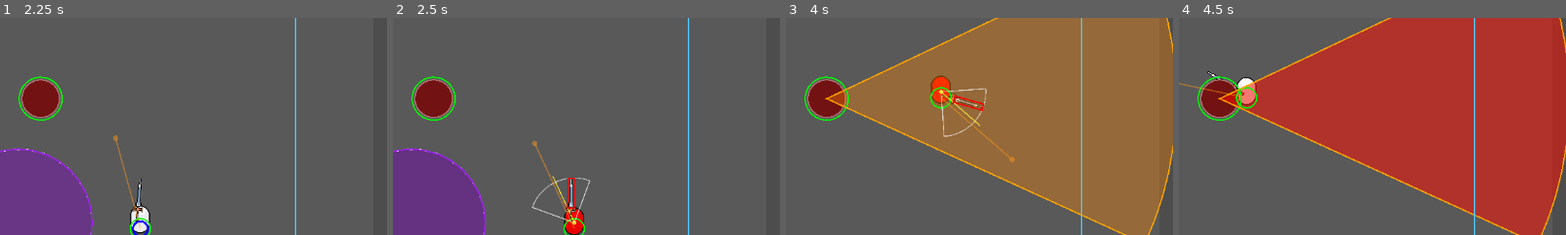
Above: before the commit, frames 1-4 (left to right).
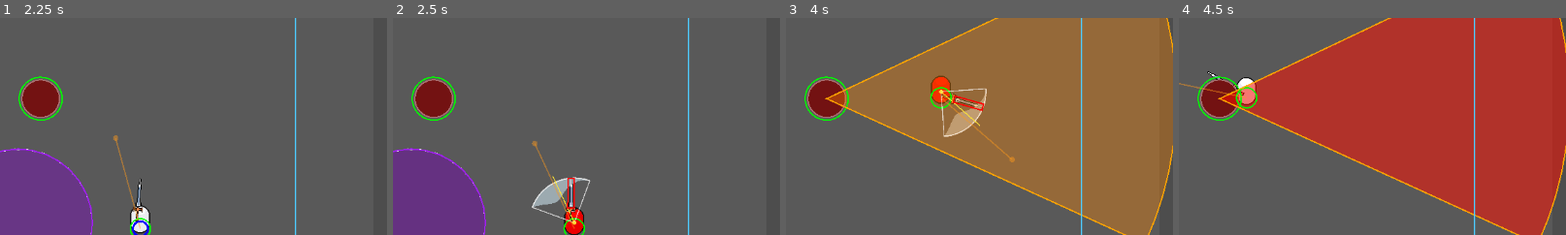
Above: after the commit, the same moments.

Repository: Matcry12/Thiat
Game: Godot game, scene res://scenes/arena.tscn
Same seed, same stepped clock (60 frames per second), same inputs: the game is played once before the commit and once after it.
Inputs (mouse positions are % of the whole screen's width and height, from its top left):
- Up to frame 1 (2.25 s): move the mouse to (72, 45) at 0.52 s; hold D (move_right) 0.53-1.28 s; click (72, 45) at 0.6 s; move the mouse to (30, 55) at 1.27 s; hold S (move_down) 1.28-2.03 s; click (30, 55) at 1.35 s; move the mouse to (60, 28) at 2.02 s; hold D (move_right) from 2.03 s (still down); tap Q (dodge) at 2.1 s
- Up to frame 2 (2.5 s): keep holding D (move_right); click (60, 28) at 2.3 s
- Up to frame 3 (4 s): move the mouse to (45, 70) at 2.77 s; release D (move_right) at 2.78 s; hold W (move_up) 2.78-3.53 s; tap F (parry) at 2.85 s; click (45, 70) at 3.05 s; move the mouse to (80, 65) at 3.52 s; hold A (move_left) from 3.53 s (still down); tap 1 (weapon_1) at 3.6 s; click (80, 65) at 3.8 s
- Up to frame 4 (4.5 s): keep holding A (move_left); tap F4 (debug_swing_fx, bound only after the commit) at 4.15 s; move the mouse to (20, 35) at 4.27 s; tap 2 (weapon_2) at 4.35 s
The pictures show only the part of the screen within x 50-100%, y 31-81%; the shares and areas given below are measured in that part.

Frame 1 is identical in both runs. In frame 2, 0.7% of the frame differs, in the area x 35-51%, y 73-88%; in frame 3, 0.7%; in frame 4, nothing differs.

Commit message:
feat(fx): temporary demo of 4 sword swing effects (F4 cycles)
Slash, trail, afterimage, particles. The user picks one; the rest get deleted.

Co-Authored-By: Claude Opus 5.5 <noreply@anthropic.com>

Diff:
--- a/project.godot
+++ b/project.godot
@@ -85,6 +85,11 @@
 "events": [Object(InputEventKey,"resource_local_to_scene":false,"resource_name":"","device":-1,"window_id":0,"alt_press …(195 unchanged characters)…
 ]
 }
+debug_swing_fx={
+"deadzone": 0.5,
+"events": [Object(InputEventKey,"resource_local_to_scene":false,"resource_name":"","device":-1,"window_id":0,"alt_pressed":false,"shift_pressed":false,"ctrl_pressed":false,"meta_pressed":false,"pressed":false,"keycode":0,"physical_keycode":4194335,"key_label":0,"unicode":0,"location":0,"echo":false,"script":null)
+]
+}
 restart={
 "deadzone": 0.5,
 "events": [Object(InputEventKey,"resource_local_to_scene":false,"resource_name":"","device":-1,"window_id":0,"alt_press …(190 unchanged characters)…
--- a/scenes/player.tscn
+++ b/scenes/player.tscn
@@ -18,6 +18,7 @@
 [ext_resource type="Resource" path="res://data/weapons/bow.tres" id="19"]
 
 [ext_resource type="Script" path="res://scripts/components/skill_slot.gd" id="20"]
+[ext_resource type="Script" path="res://scripts/visual/swing_fx.gd" id="21"]
 
 [sub_resource type="CircleShape2D" id="BodyShape"]
 radius = 11.0
@@ -55,6 +56,9 @@
 [node name="SwingPivot" type="Node2D" parent="WeaponVisual" unique_id=1733221144]
 position = Vector2(6, 15)
 rotation = -1.5707964
+
+[node name="SwingFx" type="Node2D" parent="WeaponVisual"]
+script = ExtResource("21")
 
 [node name="Hurtbox" type="Area2D" parent="." unique_id=186865809]
 collision_layer = 2
--- a/scenes/weapons/sword_model.tscn
+++ b/scenes/weapons/sword_model.tscn
@@ -25,3 +25,6 @@
 position = Vector2(43.74236, 5.313388)
 scale = Vector2(1.0000004, 1.0000004)
 shape = SubResource("HitShape")
+
+[node name="Tip" type="Marker2D" parent="."]
+position = Vector2(65.8, 5.5)
--- a/scripts/debug/tuning_panel.gd
+++ b/scripts/debug/tuning_panel.gd
@@ -86,6 +86,7 @@
 		{"name": "Dodge", "object": _dodge},
 		{"name": "Guard", "object": _guard},
 		{"name": "GuardVisual", "object": _guard_visual},
+		{"name": "SwingFx", "object": _player.get_node("WeaponVisual/SwingFx")},
 		{"name": "CoverArc", "object": _guard_visual.get_node("CoverArc")},
 		{"name": "Player Health", "object": _player_health},
 		{"name": "Dummy Health", "object": _dummy_health},
@@ -174,6 +175,9 @@
 		"[Weapon]",
 		"%s  phase: %s  left: %.2fs" % [weapon_name, phase_name, time_left],
 		"",
+		"[Swing FX]",
+		_player.swing_fx.status_text(),
+		"",
 		"[Combat]",
 		"last dmg: %.1f  total: %.1f" % [_last_damage, _total_damage],
 		"hits: %d  swings: %d  rate: %.0f%%" % [_hits, _swings, hit_rate],
--- a/scripts/player.gd
+++ b/scripts/player.gd
@@ -10,6 +10,7 @@
 # Sibling of Visual, NOT a child: replacing the Visual node must never
 # delete the weapon with it (same trap as the shadow).
 @onready var weapon_visual: WeaponVisual = $WeaponVisual
+@onready var swing_fx: SwingFx = $WeaponVisual/SwingFx
 @onready var weapon_holder: WeaponHolder = $WeaponHolder
 @onready var health: Health = $Health
 @onready var dodge: Dodge = $Dodge
@@ -37,6 +38,7 @@
 	# desync). Both are plain vars now; set them from Loadout here and again
 	# in _on_swap_finished.
 	weapon_holder.weapon = loadout.active_weapon()
+	swing_fx.set_weapon(loadout.active_weapon())
 	weapon_visual.set_weapon(loadout.active_weapon())
 	weapon_holder.state_changed.connect(_on_weapon_state_changed)
 	weapon_visual.model_changed.connect(weapon_holder.bind_model)
@@ -45,6 +47,8 @@
 	# would free+recreate it, renaming the node out from under anything
 	# holding its path).
 	weapon_holder.bind_model(weapon_visual.get_model())
+	weapon_visual.model_changed.connect(swing_fx.bind_model)
+	swing_fx.bind_model(weapon_visual.get_model())
 	guard.state_changed.connect(guard_visual.on_guard_state)
 	guard.tank_changed.connect(func(_c: float, _m: float): guard_visual.set_tank_fill(guard.tank_fraction()))
 	# Block pose: the sword rises while guarding (decision 0015).
@@ -135,8 +139,10 @@
 func _on_weapon_state_changed(state: String) -> void:
 	visual.set_weapon_state(state)
 	weapon_visual.on_weapon_state(state)
+	swing_fx.on_weapon_state(state)
 
 func _on_swap_finished(w: WeaponData) -> void:
 	skill_slot.cancel()   # defensive: swaps are refused while a skill runs
 	weapon_holder.weapon = w
+	swing_fx.set_weapon(w)
 	weapon_visual.set_weapon(w)   # emits model_changed -> weapon_holder.bind_model
--- /dev/null
+++ b/scripts/visual/swing_fx.gd
@@ -0,0 +1,232 @@
+extends Node2D
+class_name SwingFx
+## ponytail: TEMPORARY DEMO. Four swing-effect styles to compare with F4; once
+## the user picks one, the others (and this switch) get deleted.
+##
+## Child of WeaponVisual, so the slash inherits the aim rotation AND the
+## left-aim mirror (scale.y = -1) for free: it turns with the swing, like the
+## hitbox does. The trail / afterimages / sparks are `top_level` (world space)
+## on purpose: they must stay where the blade WAS while the player keeps
+## moving or turning; glued to the player they would drag along with him.
+##
+## Driven only by on_weapon_state() / set_weapon() / bind_model(), wired in
+## player.gd. Reads the weapon's model (Hitbox for reach, Tip, Art), never writes
+## into it. A model without a `Tip` Marker2D makes tip-based styles do nothing.
+
+const STYLES := ["none", "slash", "trail", "afterimage", "particles"]
+
+@export_enum("none", "slash", "trail", "afterimage", "particles") var style := "slash": set = _set_style
+
+@export_group("Slash")
+@export var slash_time := 0.12            ## seconds to fade out
+@export var slash_thickness := 26.0       ## px, at the fattest point of the crescent
+@export var slash_peak := 0.65            ## 0..1 along the swing where it is fattest (late = "whip")
+@export var slash_color := Color(0.85, 0.95, 1.0, 0.9)
+
+@export_group("Trail")
+@export var trail_lifetime := 0.16        ## seconds a point of the ribbon lives
+@export var trail_width := 14.0
+@export var trail_color := Color(0.7, 0.9, 1.0, 1.0)
+
+@export_group("Afterimage")
+@export var afterimage_spacing := 26.0    ## px the tip must travel before the next copy
+@export var afterimage_max := 4
+@export var afterimage_fade := 0.18
+@export var afterimage_color := Color(0.6, 0.85, 1.0, 0.75)
+
+@export_group("Particles")
+@export var spark_amount := 120
+@export var spark_lifetime := 0.2
+@export var spark_speed_min := 40.0
+@export var spark_speed_max := 160.0
+@export var spark_size := 7.0
+@export var spark_color := Color(1.0, 0.9, 0.45, 1.0)
+
+var _weapon: WeaponData
+var _model: Node2D
+var _active := false
+var _trail: Line2D
+var _trail_ages: Array[float] = []
+var _sparks: CPUParticles2D
+var _ghosts := 0
+var _last_ghost_tip := Vector2.ZERO
+
+func _unhandled_input(event: InputEvent) -> void:
+	if event.is_action_pressed("debug_swing_fx"):
+		style = STYLES[(STYLES.find(style) + 1) % STYLES.size()]
+
+func status_text() -> String:
+	return "style: %s  (F4 to switch)" % style
+
+func _set_style(v: String) -> void:
+	style = v
+	_active = false
+	_trail = null
+	_trail_ages.clear()
+	_sparks = null
+	for c in get_children():
+		c.queue_free()
+
+func set_weapon(w: WeaponData) -> void:
+	_weapon = w
+
+func bind_model(model: Node2D) -> void:
+	_model = model
+	if model and _is_arc() and _tip() == null:
+		push_warning("SwingFx: %s has no Tip Marker2D - tip-based swing effects are off" % model.name)
+
+func on_weapon_state(state: String) -> void:
+	var now := state == "active" and _is_arc()
+	if now == _active:
+		return
+	_active = now
+	if now:
+		_begin()
+	elif _sparks:
+		var s := _sparks
+		_sparks = null
+		s.emitting = false
+		s.create_tween().tween_callback(s.queue_free).set_delay(s.lifetime + 0.05)
+
+func _is_arc() -> bool:
+	return _weapon != null and _weapon.behavior == "arc"
+
+func _tip() -> Node2D:
+	return _model.get_node_or_null("Tip") as Node2D if is_instance_valid(_model) else null
+
+## Farthest point of the model's Hitbox from the hand: what you see = what you hit.
+func _reach() -> float:
+	var hb: Node = _model.get_node_or_null("Hitbox") if is_instance_valid(_model) else null
+	var best := 0.0
+	if hb == null:
+		return best
+	for c in hb.get_children():
+		if c is CollisionShape2D and c.shape is RectangleShape2D:
+			var h: Vector2 = c.shape.size * 0.5
+			for corner in [Vector2(h.x, h.y), Vector2(h.x, -h.y), Vector2(-h.x, h.y), Vector2(-h.x, -h.y)]:
+				best = maxf(best, (c.position + corner.rotated(c.rotation)).length())
+		elif c is CollisionPolygon2D:
+			for p in c.polygon:
+				best = maxf(best, (c.position + p).length())
+	return best
+
+func _begin() -> void:
+	match style:
+		"slash": _spawn_slash()
+		"trail": _spawn_trail()
+		"afterimage":
+			_ghosts = 0
+			_last_ghost_tip = Vector2(INF, INF)   # first copy right away
+		"particles": _spawn_sparks()
+
+func _process(delta: float) -> void:
+	var tip := _tip()
+	if _trail:
+		for i in _trail_ages.size():
+			_trail_ages[i] += delta
+		while not _trail_ages.is_empty() and _trail_ages[0] > trail_lifetime:
+			_trail_ages.pop_front()
+			_trail.remove_point(0)
+		if _active and tip:
+			_trail.add_point(tip.global_position)
+			_trail_ages.append(0.0)
+		if not _active and _trail_ages.is_empty():
+			_trail.queue_free()
+			_trail = null
+	if _active and tip:
+		if _sparks:
+			_sparks.global_position = tip.global_position
+		if style == "afterimage" and _ghosts < afterimage_max \
+				and tip.global_position.distance_to(_last_ghost_tip) >= afterimage_spacing:
+			_spawn_ghost(tip.global_position)
+
+# --- slash: a crescent covering the swing arc, at the hitbox's reach --------
+func _spawn_slash() -> void:
+	var reach := _reach()
+	if reach <= 0.0:
+		return
+	var half := deg_to_rad(_weapon.arc_degrees) * 0.5
+	var k := log(0.5) / log(clampf(slash_peak, 0.05, 0.95))   # puts sin's crest at slash_peak
+	var outer := PackedVector2Array()
+	var inner := PackedVector2Array()
+	var steps := 24
+	for i in steps + 1:
+		var t := float(i) / steps
+		var dir := Vector2.RIGHT.rotated(lerpf(-half, half, t))
+		outer.append(dir * reach)
+		inner.append(dir * (reach - slash_thickness * sin(PI * pow(t, k))))
+	inner.reverse()
+	var s := Node2D.new()
+	s.name = "Slash"
+	add_child(s)
+	s.draw.connect(func():
+		s.draw_colored_polygon(outer + inner, slash_color)
+		s.draw_polyline(outer, Color(1, 1, 1, slash_color.a), 2.0))
+	s.queue_redraw()
+	var tw := s.create_tween()
+	tw.tween_property(s, "modulate:a", 0.0, slash_time)
+	tw.tween_callback(s.queue_free)
+
+# --- trail: ribbon behind the blade tip ------------------------------------
+func _spawn_trail() -> void:
+	if _trail:
+		return
+	_trail = Line2D.new()
+	_trail.top_level = true
+	_trail.width = trail_width
+	_trail.begin_cap_mode = Line2D.LINE_CAP_ROUND
+	_trail.joint_mode = Line2D.LINE_JOINT_ROUND
+	# Point 0 is the OLDEST: transparent and thin; the newest is opaque and full width.
+	var g := Gradient.new()
+	g.set_color(0, Color(trail_color, 0.0))
+	g.set_color(1, trail_color)
+	_trail.gradient = g
+	_trail.width_curve = Curve.new()
+	_trail.width_curve.add_point(Vector2(0, 0.0))
+	_trail.width_curve.add_point(Vector2(1, 1.0))
+	add_child(_trail)
+
+# --- afterimage: faded copies of the sword picture -------------------------
+func _spawn_ghost(tip_pos: Vector2) -> void:
+	var art := _model.get_node_or_null("Art") as Sprite2D
+	if art == null:
+		return
+	_ghosts += 1
+	_last_ghost_tip = tip_pos
+	var g := Sprite2D.new()
+	g.texture = art.texture
+	g.centered = art.centered
+	g.offset = art.offset
+	g.top_level = true
+	g.show_behind_parent = true    # behind the real sword
+	g.modulate = afterimage_color
+	add_child(g)
+	g.global_transform = art.global_transform
+	var tw := g.create_tween()
+	tw.tween_property(g, "modulate:a", 0.0, afterimage_fade)
+	tw.tween_callback(g.queue_free)
+
+# --- particles: sparks thrown off the tip ----------------------------------
+func _spawn_sparks() -> void:
+	var p := CPUParticles2D.new()
+	p.top_level = true
+	p.amount = spark_amount
+	p.lifetime = spark_lifetime
+	p.direction = Vector2.RIGHT
+	p.spread = 180.0
+	p.gravity = Vector2.ZERO
+	p.initial_velocity_min = spark_speed_min
+	p.initial_velocity_max = spark_speed_max
+	p.scale_amount_min = spark_size * 0.6
+	p.scale_amount_max = spark_size
+	p.color = spark_color
+	var fade := Gradient.new()
+	fade.set_color(0, Color.WHITE)
+	fade.set_color(1, Color(1, 1, 1, 0))
+	p.color_ramp = fade
+	add_child(p)
+	var tip := _tip()
+	if tip:
+		p.global_position = tip.global_position
+	p.emitting = true
+	_sparks = p
--- /dev/null
+++ b/tests/test_swing_fx.gd
@@ -0,0 +1,68 @@
+extends SceneTree
+# Every swing-effect style shows effect nodes during ACTIVE and leaves none
+# behind shortly after RECOVERY; "none" shows nothing; the slash follows the
+# swing when aiming left (its fat end sits where the blade FINISHES).
+var _holder: WeaponHolder
+var _fx: SwingFx
+
+func _init():
+	var arena = load("res://scenes/arena.tscn").instantiate()
+	root.add_child(arena)
+	arena.get_node("Boss").passive = true
+	await process_frame
+	var player = arena.get_node("Player")
+	player.set_physics_process(false)          # headless mouse sits at (0,0)
+	_holder = player.get_node("WeaponHolder")
+	_fx = player.get_node("WeaponVisual/SwingFx")
+	var wv = player.get_node("WeaponVisual")
+	var ok := true
+
+	for style in ["none", "slash", "trail", "afterimage", "particles"]:
+		_fx.style = style
+		wv.set_aim_angle(0.0)
+		_holder.try_attack()
+		await _until_phase(WeaponHolder.Phase.ACTIVE)
+		await _frames(3)
+		var during := _fx.get_child_count()
+		await _until_phase(WeaponHolder.Phase.IDLE)
+		await _frames(15)                       # 0.25 s of grace after recovery
+		var after := _fx.get_child_count()
+		var good: bool = (during == 0 and after == 0) if style == "none" else (during > 0 and after == 0)
+		print("%-10s nodes during active: %d, after recovery: %d  %s" % [style, during, after, good])
+		ok = ok and good
+
+	# Aim left: the crescent's fat point must be on the side the blade ends on.
+	_fx.style = "slash"
+	for angle in [0.0, PI]:
+		wv.set_aim_angle(angle)
+		await _frames(2)
+		_holder.try_attack()
+		await _until_phase(WeaponHolder.Phase.ACTIVE)
+		await _frames(1)
+		var tip: Node2D = wv.get_model().get_node("Tip")
+		var start_tip := tip.global_position
+		var slash_xf: Transform2D = _fx.get_node("Slash").global_transform   # it fades before the swing ends
+		var end_tip := start_tip
+		while _holder.phase == WeaponHolder.Phase.ACTIVE:
+			end_tip = tip.global_position
+			await physics_frame
+		var half := deg_to_rad(_holder.weapon.arc_degrees) * 0.5
+		var fat: Vector2 = slash_xf * (Vector2.RIGHT.rotated(lerpf(-half, half, _fx.slash_peak)) * 60.0)
+		var follows: bool = fat.distance_to(end_tip) < fat.distance_to(start_tip)
+		print("aim %.0f deg: fat end nearer the blade's finish: %s" % [rad_to_deg(angle), follows])
+		ok = ok and follows
+		await _until_phase(WeaponHolder.Phase.IDLE)
+		await _frames(15)
+
+	print("PASS" if ok else "FAIL")
+	quit(0 if ok else 1)
+
+func _until_phase(p: int) -> void:
+	var guard := 0
+	while _holder.phase != p and guard < 300:
+		await physics_frame
+		guard += 1
+
+func _frames(n: int) -> void:
+	for i in n:
+		await physics_frame
--- a/tools/demo/demo_bot.gd
+++ b/tools/demo/demo_bot.gd
@@ -204,6 +204,7 @@
 		"weapons": await _run_weapons()
 		"skills": await _run_skills()
 		"boss": await _run_boss()
+		"swingfx": await _run_swingfx()
 		_: await _run_guard()
 
 func _run_guard() -> void:
@@ -689,3 +690,49 @@
 	_overlay(false)
 	await _wait(3.0)
 	get_tree().quit()
+
+# ---------------------------------------------------------------------------
+# Swing FX demo: the same swing, four effect styles, aiming right then left.
+# Question: which style reads best and feels right?
+func _run_swingfx() -> void:
+	_arena.get_node("Boss").passive = true
+	_overlay(false)
+	_dummy_off(_dummy)
+	# Demo-only: dummy in the middle of the arena, camera zoomed 3x on it so the
+	# swing fills the screen. Captions are a CanvasLayer, so they do not zoom.
+	_dummy.global_position = Vector2(576, 324)
+	var cam := Camera2D.new()
+	cam.zoom = Vector2(3, 3)
+	cam.position = _dummy.global_position
+	add_child(cam)
+	cam.make_current()
+	var fx: SwingFx = _player.get_node("WeaponVisual/SwingFx")
+	var dummy_health: Health = _dummy.get_node("Health")
+	var swing := func():
+		dummy_health.hp = dummy_health.max_hp   # keep the target alive
+		await _tap("attack")
+		await _wait(0.8)
+	var stand := func(side: float):   # -1 = left of the dummy (aims right), 1 = right (aims left)
+		_player.global_position = _dummy.global_position + Vector2(90.0 * side, 0.0)
+
+	await _wait(0.6)
+	for style in ["slash", "trail", "afterimage", "particles"]:
+		fx.style = style
+		stand.call(-1.0)
+		Engine.time_scale = 1.0
+		_say("STYLE: %s" % style.to_upper(), "2 swings at normal speed")
+		await _wait(0.6)
+		for i in 2:
+			await swing.call()
+		Engine.time_scale = 0.25
+		_say("STYLE: %s" % style.to_upper(), "2 swings in slow motion (F2)")
+		await _wait(0.3)
+		for i in 2:
+			await swing.call()
+		if style == "slash":
+			stand.call(1.0)
+			_say("STYLE: SLASH", "aiming LEFT - slow motion: the crescent mirrors with the swing")
+			await _wait(0.3)
+			await swing.call()
+		Engine.time_scale = 1.0
+	get_tree().quit()
Not shown, added: scripts/visual/swing_fx.gd.uid
Not shown, added: tests/support/stub_brain.gd.uid
Not shown, added: tests/test_boss_bodies.gd.uid
Not shown, added: tests/test_boss_bolts.gd.uid
Not shown, added: tests/test_boss_enrage.gd.uid
Not shown, added: tests/test_boss_parry_charge.gd.uid
Not shown, added: tests/test_boss_phase2.gd.uid
Not shown, added: tests/test_boss_slam.gd.uid
Not shown, added: tests/test_boss_spread.gd.uid
Not shown, added: tests/test_brain_contract.gd.uid
Not shown, added: tests/test_player_death.gd.uid
Not shown, added: tests/test_swing_fx.gd.uid
(and 3 more such lines)
